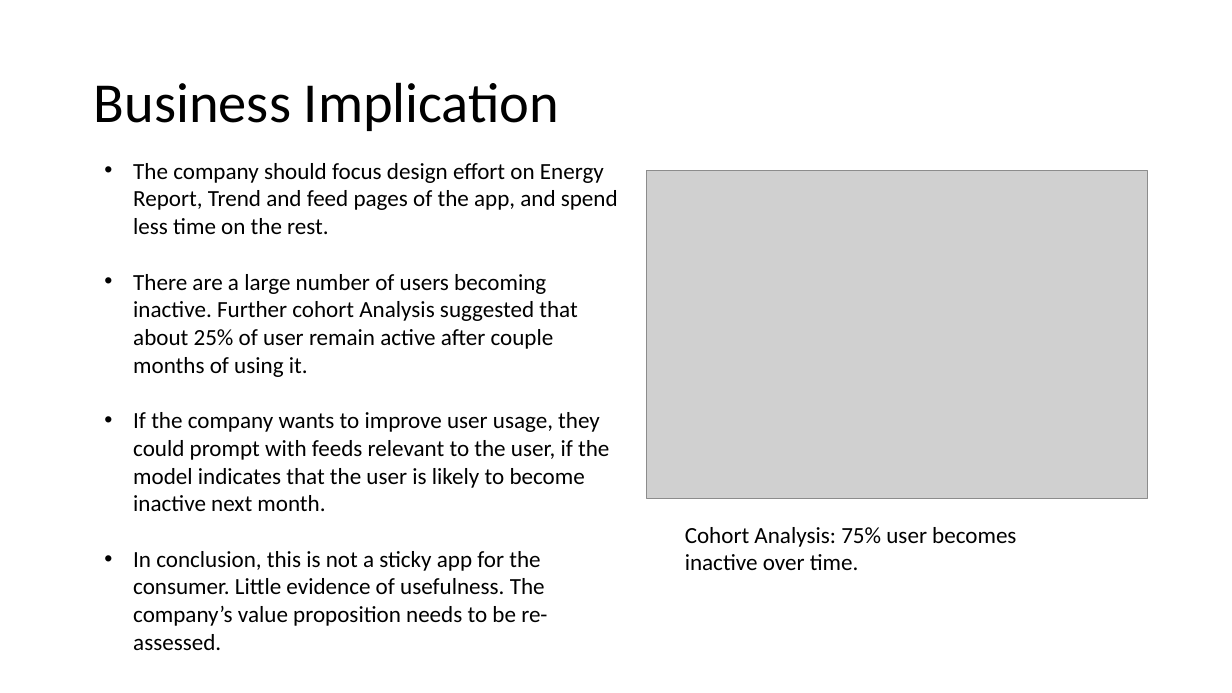
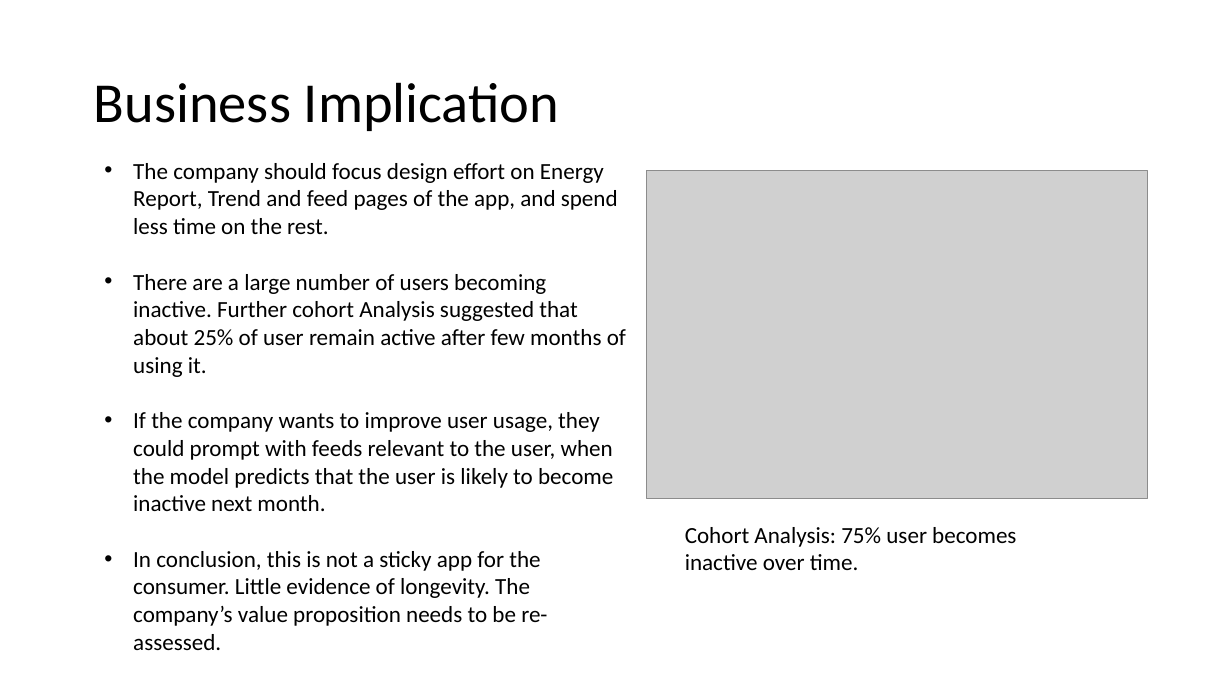
Before and after one commit to alexxlu/dsc-3-final-project-online-ds-pt-100118, a slide deck: slide 11 of Project3 Presentation.pptx. Drawn at 1232x693 pixels with LibreOffice and Linux fonts; fonts in the diff are those of the drawing; grey boxes stand for pictures. Boxes give left, top, right and bottom in pixels: in the first picture for what was removed or moved away, otherwise in the second. Text is boxed around its words. In the diff, an @@ line names an element or a change of style, - is before the commit and + after.

```diff
--- a/Project3 Presentation.pptx
+++ b/Project3 Presentation.pptx
@@ text at box(133, 274, 626, 650): text changed @@
-• There are a large number of users becoming inactive. Further cohort Analysis suggested that about 25% of user remain active after couple months of using it.
-• If the company wants to improve user usage, they could prompt with feeds relevant to the user, if the model indicates that the user is likely to become inactive next month.
-• In conclusion, this is not a sticky app for the consumer. Little evidence of usefulness. The company’s value proposition needs to be re-assessed.
+• There are a large number of users becoming inactive. Further cohort Analysis suggested that about 25% of user remain active after few months of using it.
+• If the company wants to improve user usage, they could prompt with feeds relevant to the user, when the model predicts that the user is likely to become inactive next month.
+• In conclusion, this is not a sticky app for the consumer. Little evidence of longevity. The company’s value proposition needs to be re-assessed.
```
Also in this commit, not shown: 1 other file.
